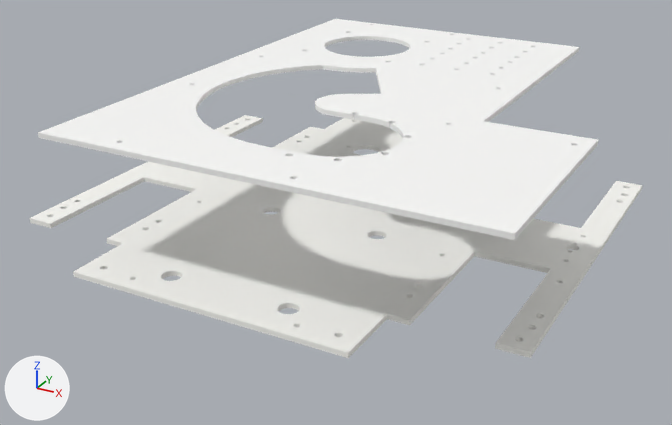
The glTF model docs/chassis.glb as it was, and as the next commit left it.
Camera for both pictures: a 50 mm lens placed at (24.7, -52.4, 20.8), pointed at (-2.1, -3.7, -3.6). Lighting does not change. The marker at lower left points along +X, +Y and +Z. The older version comes first. Vertices at exactly the same position are counted once.

In view in the first picture: 'Chassis'.
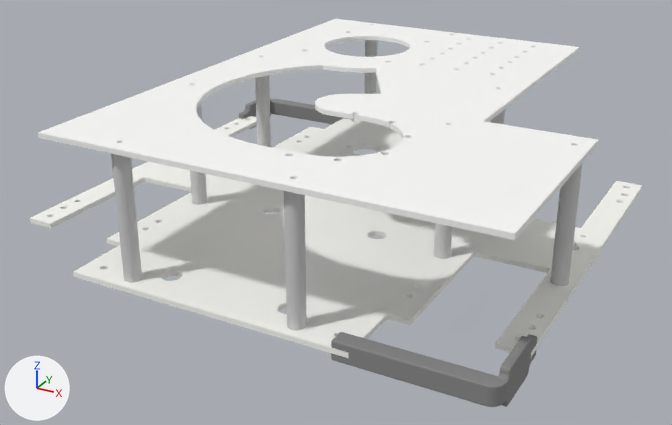
The newer file is also turned or shifted as a whole; pictures and numbers use the older file's frame.

Patch to the scene script:
```diff
--- a/docs/chassis.glb.py
+++ b/docs/chassis.glb.py
@@ mat_steel___satin_002 @@
+mat_steel___satin_002 = principled_material('Steel_-_Satin.002')
+mat_steel___satin_002.base_color = (0.627, 0.627, 0.627)  # light grey #cfcfcf
+mat_steel___satin_002.roughness = 1.0
@@ mat_tough_2000__with_formlabs_sla_3d_printers @@
+mat_tough_2000__with_formlabs_sla_3d_printers = principled_material('Tough_2000_(with_Formlabs_SLA_3D_Printers)')
+mat_tough_2000__with_formlabs_sla_3d_printers.base_color = (0.247, 0.247, 0.247)  # grey #888888
+mat_tough_2000__with_formlabs_sla_3d_printers.roughness = 1.0
@@ me_chassis @@
 # used by ob_chassis; location = (0.0, 0.0, 0.0)
-me_chassis.from_pydata(...)  # 4477 vertices, 9254 faces; spans x -18.6..14.4, y -18.4..14.6, z -3.7..4.6
+me_chassis.from_pydata(...)  # 8665 vertices, 17586 faces; spans x -18.6..14.4, y -18.4..14.6, z -4.6..4.6
+# me_chassis part 1: 1950 vertices added at x 2.7..14.4, y -18.4..2.1, z -4.6..4.3
+# me_chassis part 2: 1950 vertices added at x -18.6..-1.2, y 9.3..14.6, z -4.6..4.3
+# me_chassis part 3: 192 vertices added at x -11.2..-6.9, y -17.9..-6.3, z -3.4..4.3
+# me_chassis part 4: 96 vertices added at x -11.2..-10.2, y 0.7..1.7, z -3.4..4.3
 me_chassis.materials.append(mat_nylon_6_6__white)
 me_chassis.materials.append(mat_acrylic__clear)
+me_chassis.materials.append(mat_tough_2000__with_formlabs_sla_3d_printers)  # grey #888888
+me_chassis.materials.append(mat_steel___satin_002)  # light grey #cfcfcf
```

Changed parts and their boxes [x1, y1, x2, y2] in the pictures (672 x 425 px):
'Chassis', reshaped (14% taller): before [30, 19, 642, 358]; after [30, 19, 642, 407]
part 1 of me_chassis, added: after [284, 109, 582, 407]
part 2 of me_chassis, added: after [239, 40, 378, 129]
part 3 of me_chassis, added: after [111, 103, 207, 283]
part 4 of me_chassis, added: after [255, 75, 271, 147]
